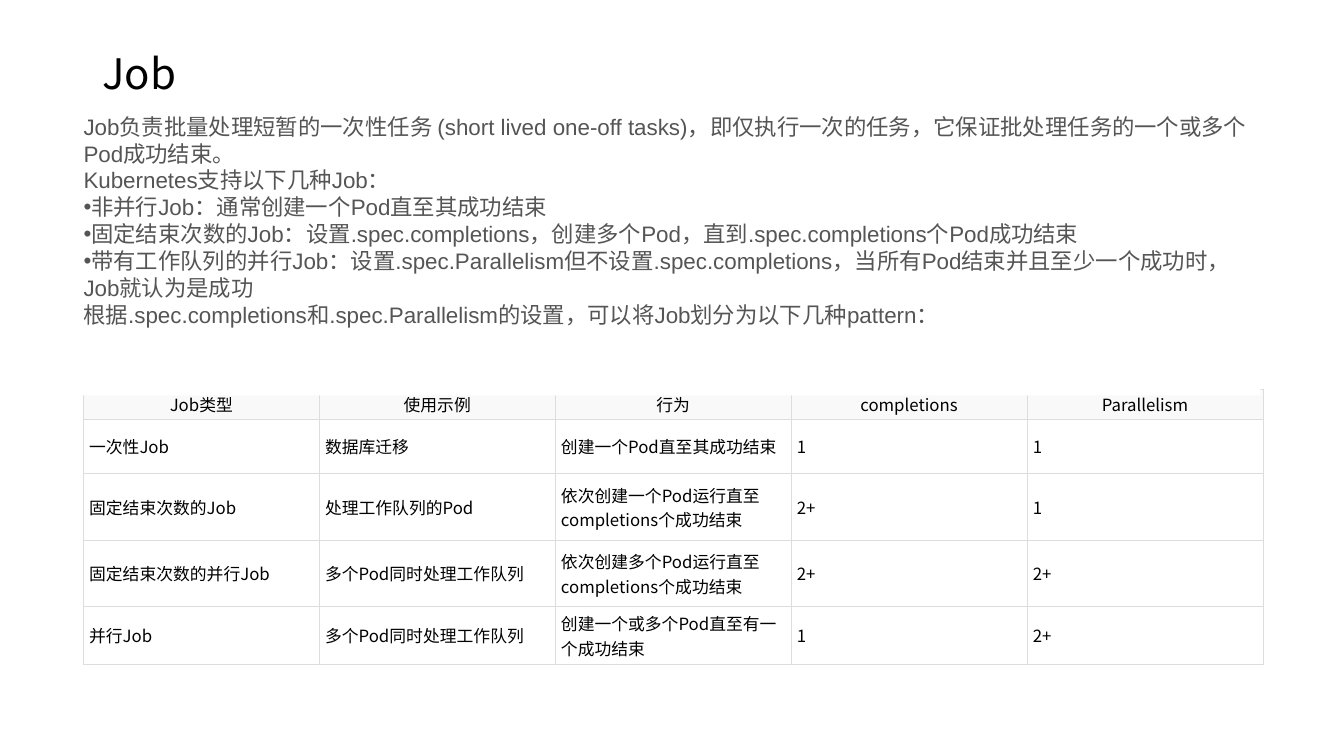
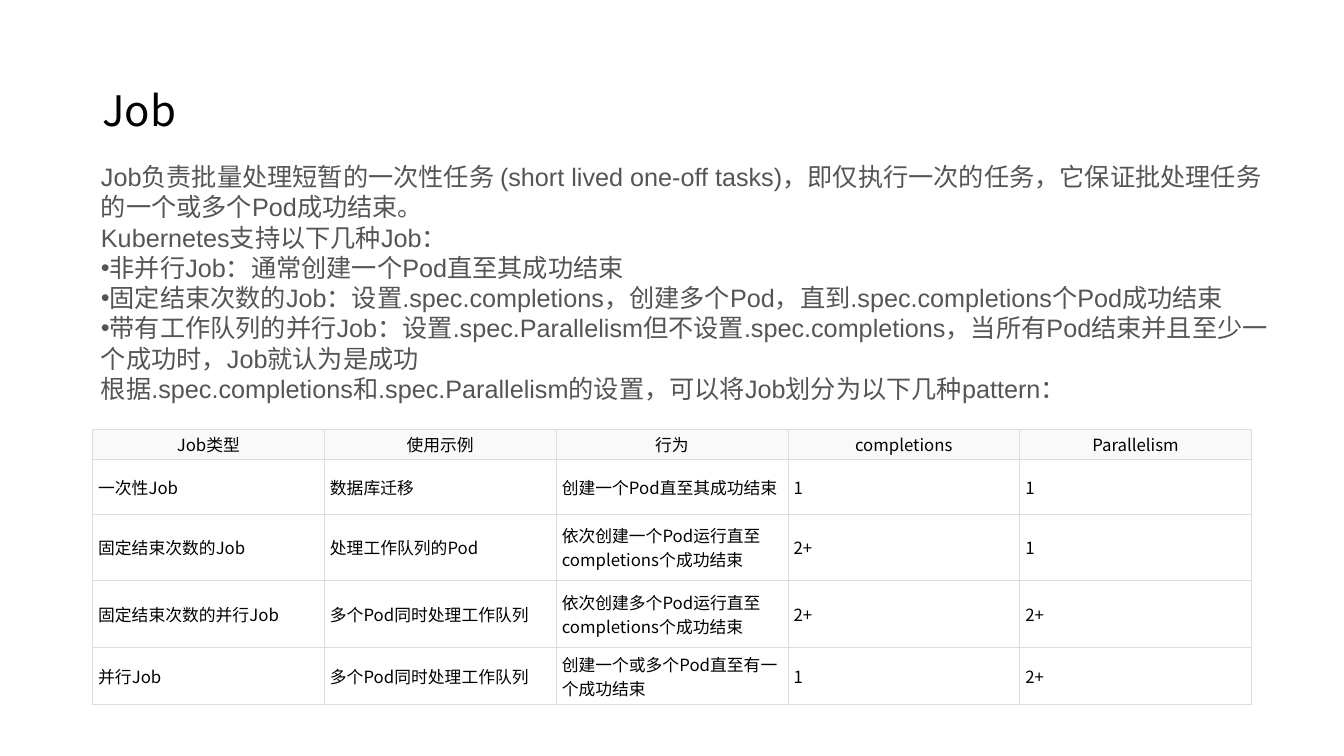
Before and after one commit to axzxs2001/Asp.NetCoreExperiment, a slide deck: slide 30 of Asp.NetCoreExperiment/kubernetes/kubernetes.pptx. Drawn at 1344x756 pixels with LibreOffice and Linux fonts; fonts in the diff are those of the drawing; background and template pictures are left out. Boxes give left, top, right and bottom in pixels: in the first picture for what was removed or moved away, otherwise in the second. Text is boxed around its words. In the diff, an @@ line names an element or a change of style, - is before the commit and + after.

```diff
--- a/Asp.NetCoreExperiment/kubernetes/kubernetes.pptx
+++ b/Asp.NetCoreExperiment/kubernetes/kubernetes.pptx
@@ title "Job": place and size @@
-title "Job" at <box>102,55,176,90</box>
+title "Job" at <box>102,92,176,127</box>
@@ text "Job负责批量处理短暂的一次性任务 (short lived one-off tasks)，即仅执行一次的任务，它保证批 ...": place and size @@
-text "Job负责批量处理短暂的一次性任务 (short lived one-off tasks)，即仅执行一次的任务，它保证批 ..." at <box>84,117,1246,328</box>
+text "Job负责批量处理短暂的一次性任务 (short lived one-off tasks)，即仅执行一次的任务，它保证批 ..." at <box>101,166,1268,403</box>
@@ text "Job负责批量处理短暂的一次性任务 (short lived one-off tasks)，即仅执行一次的任务，它保证批 ..." at <box>101,166,1268,403</box>: size 16 to 18 pt @@
@@ table: place and size @@
-table at <box>84,389,1263,648</box>
+table at <box>93,430,1252,689</box>
```
Also in this commit, not shown: 13 other slides changed, 9 slides removed.
